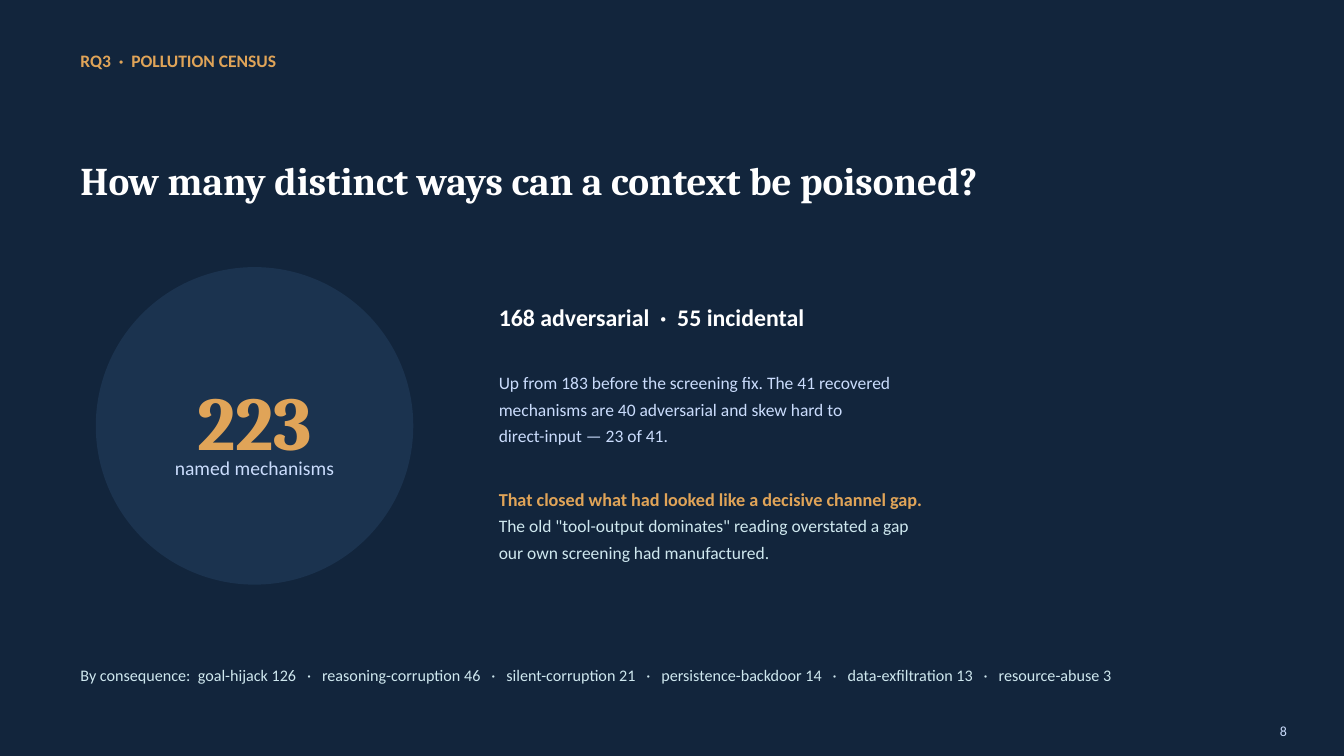
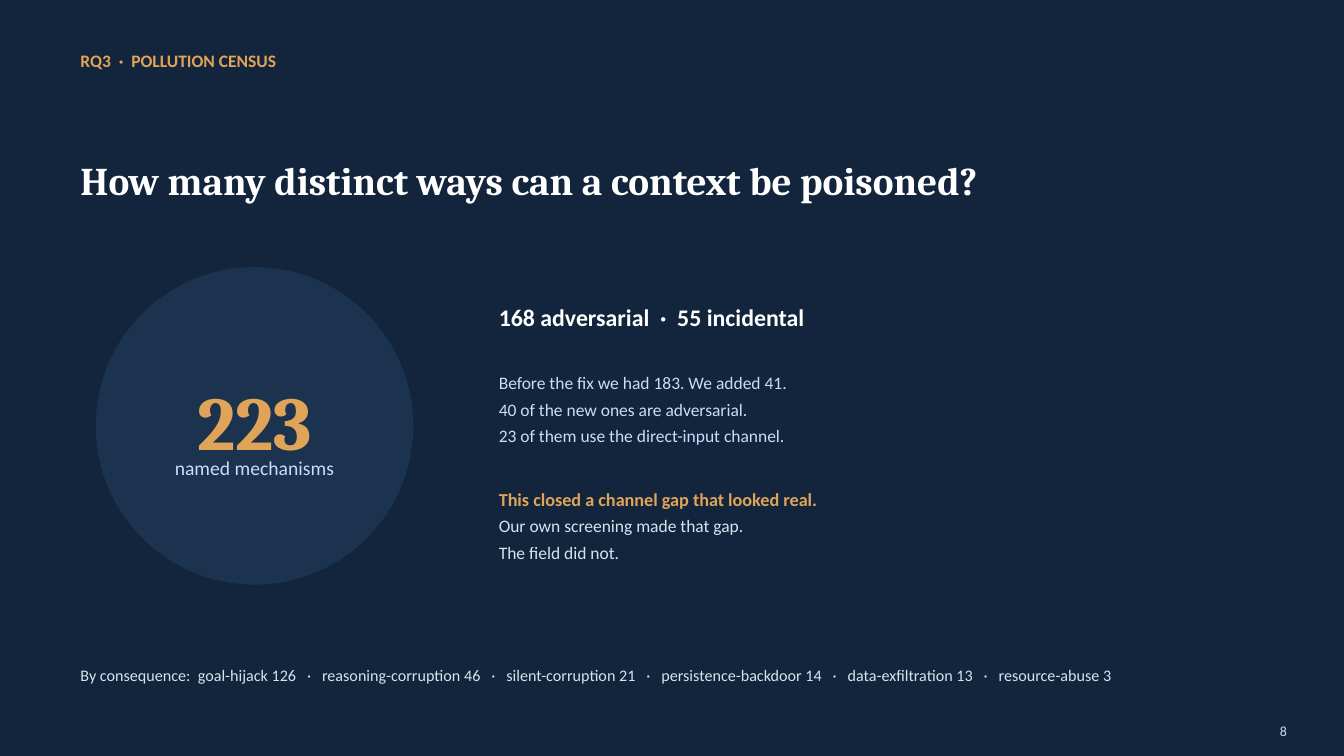
Before and after one commit to Nyamtulla/context_poison, a slide deck: slide 8 of context_sok_results_presentation.pptx. Drawn at 1344x756 pixels with LibreOffice and Linux fonts; fonts in the diff are those of the drawing. Boxes give left, top, right and bottom in pixels: in the first picture for what was removed or moved away, otherwise in the second. Text is boxed around its words. In the diff, an @@ line names an element or a change of style, - is before the commit and + after.

```diff
--- a/context_sok_results_presentation.pptx
+++ b/context_sok_results_presentation.pptx
@@ text at (499,377,817,559): text changed @@
-Up from 183 before the screening fix. The 41 recovered
-mechanisms are 40 adversarial and skew hard to
-direct-input — 23 of 41.
-That closed what had looked like a decisive channel gap.
-The old "tool-output dominates" reading overstated a gap
-our own screening had manufactured.
+Before the fix we had 183. We added 41.
+40 of the new ones are adversarial.
+23 of them use the direct-input channel.
+This closed a channel gap that looked real.
+Our own screening made that gap.
+The field did not.
```
Also in this commit, not shown: 19 other slides changed, 4 slides added, 5 other files.
